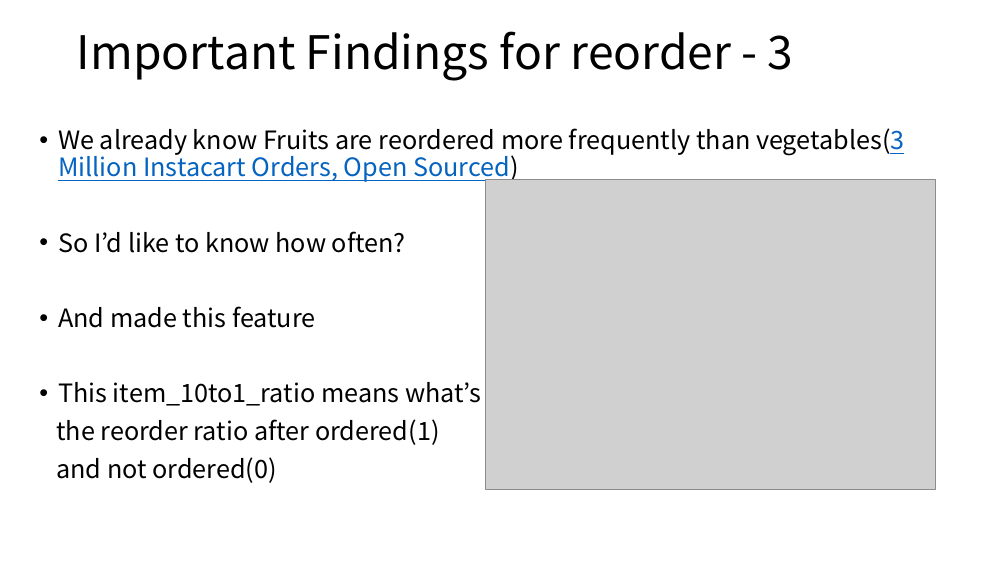
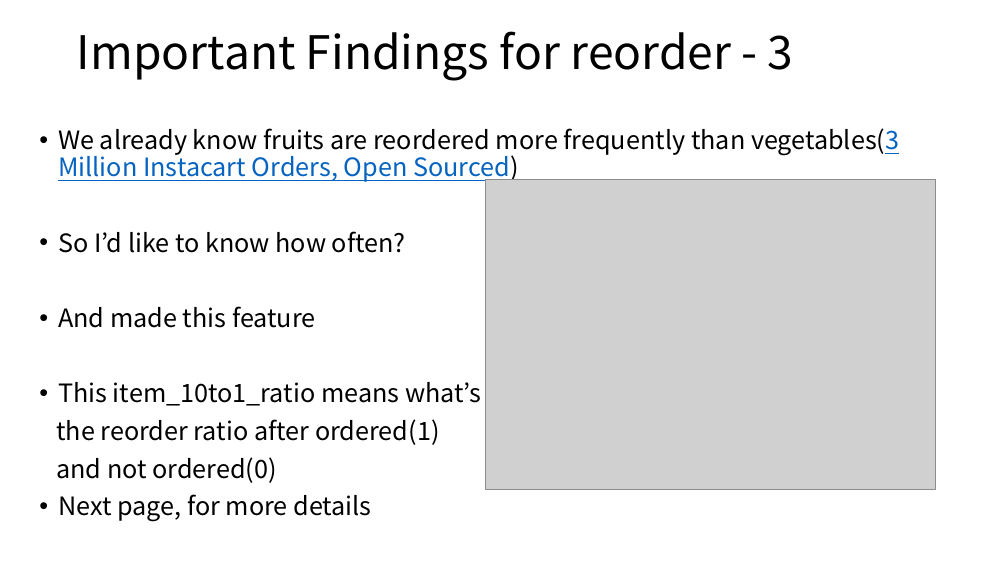
Before and after one commit to KazukiOnodera/Instacart, a slide deck: slide 18 of Instacart 2nd Place Solution.pptx (slide 19 before the commit). Drawn at 1008x567 pixels with LibreOffice and Linux fonts; fonts in the diff are those of the drawing; grey boxes stand for pictures. Boxes give left, top, right and bottom in pixels: in the first picture for what was removed or moved away, otherwise in the second. Text is boxed around its words. In the diff, an @@ line names an element or a change of style, - is before the commit and + after.

Commit message:
edit pptx

```diff
--- a/Instacart 2nd Place Solution.pptx
+++ b/Instacart 2nd Place Solution.pptx
@@ text at (x1=58, y1=128, x2=899, y2=183): text changed @@
-• We already know Fruits are reordered more frequently than vegetables(3 Million Instacart Orders, Open Sourced)
+• We already know fruits are reordered more frequently than vegetables(3 Million Instacart Orders, Open Sourced)
@@ text at (x1=58, y1=494, x2=371, y2=522): paragraph added @@
+• Next page, for more details
```
Also in this commit, not shown: 3 other slides changed, 2 slides added, 1 slide removed.
